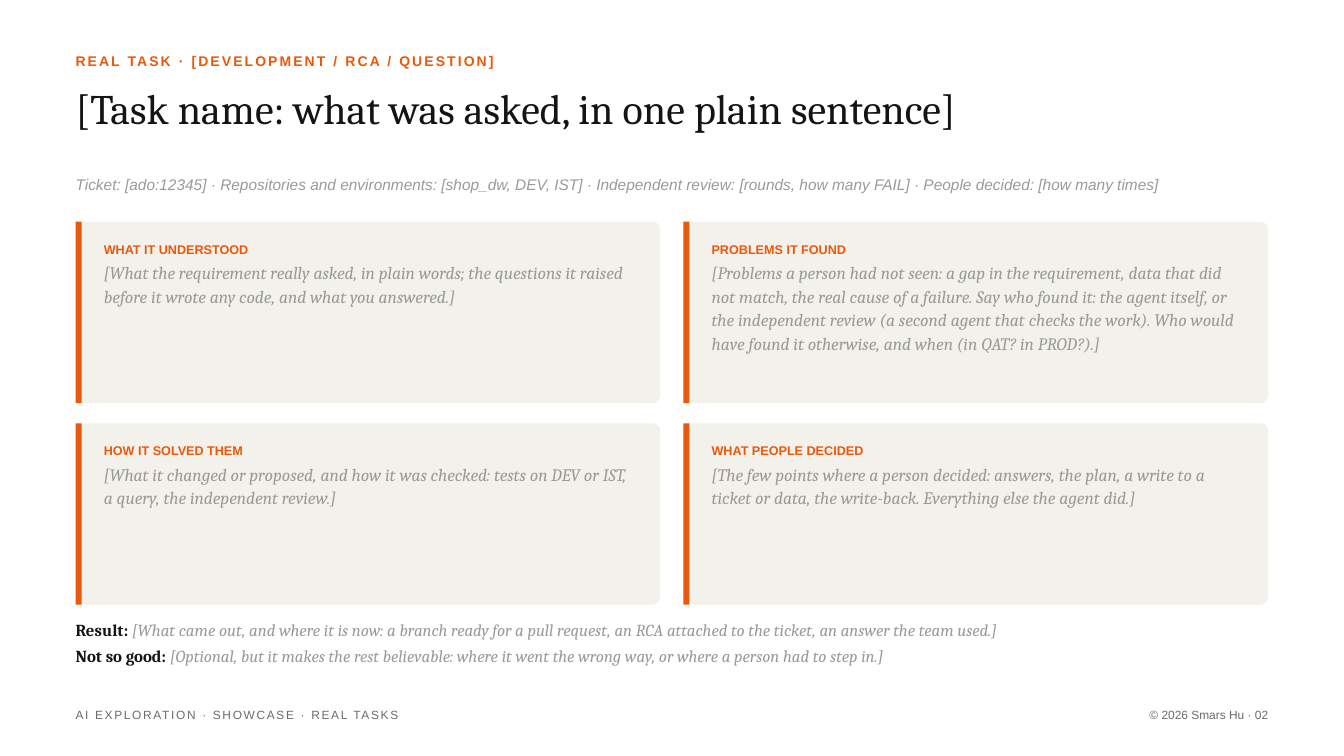
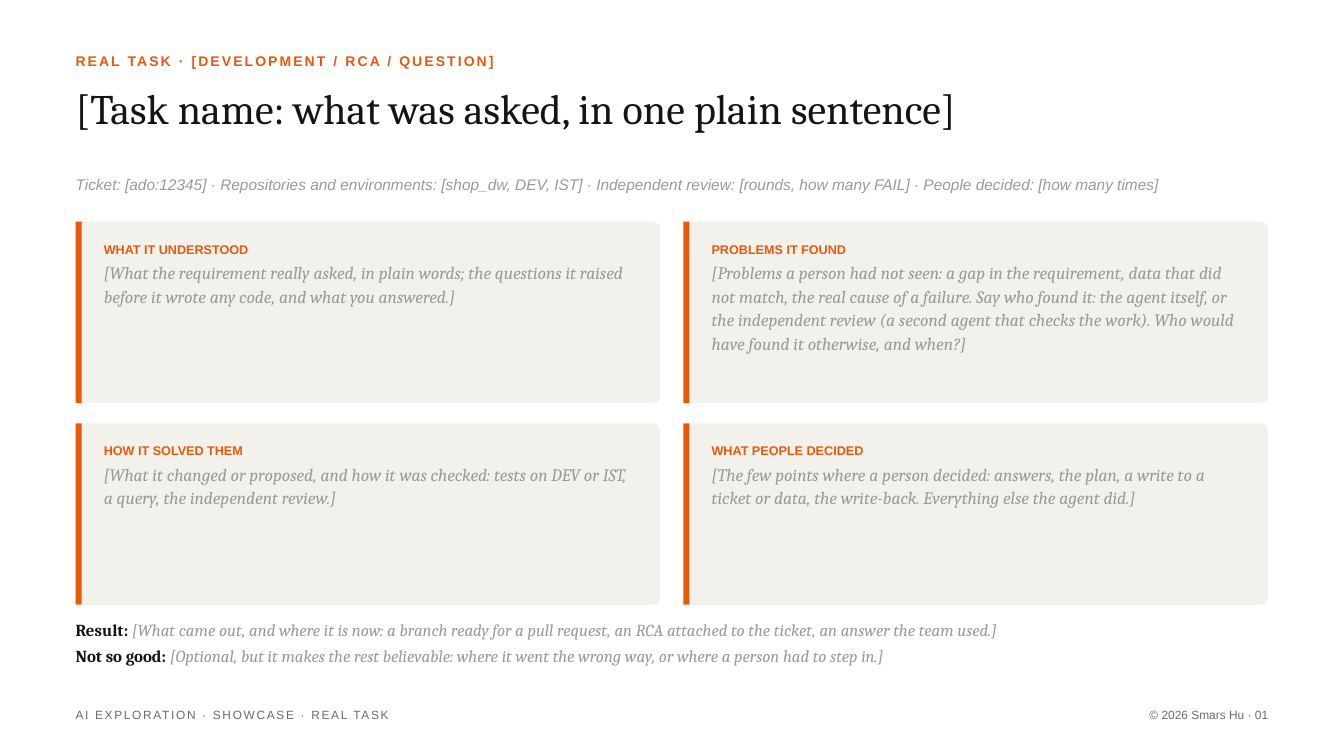
Before and after one commit to Smars-Bin-Hu/ai-exploration, a slide deck: slide 1 of Showcase/Real Tasks/_template/Real task template.pptx (slide 2 before the commit). Drawn at 1344x756 pixels with LibreOffice and Linux fonts; fonts in the diff are those of the drawing. Boxes give left, top, right and bottom in pixels: in the first picture for what was removed or moved away, otherwise in the second. Text is boxed around its words. In the diff, an @@ line names an element or a change of style, - is before the commit and + after.

```diff
--- a/Showcase/Real Tasks/_template/Real task template.pptx
+++ b/Showcase/Real Tasks/_template/Real task template.pptx
@@ text at <box>712,267,1234,353</box>: text changed @@
-[Problems a person had not seen: a gap in the requirement, data that did not match, the real cause of a failure. Say who found it: the agent itself, or the independent review (a second agent that checks the work). Who would have found it otherwise, and when (in QAT? in PROD?).]
+[Problems a person had not seen: a gap in the requirement, data that did not match, the real cause of a failure. Say who found it: the agent itself, or the independent review (a second agent that checks the work). Who would have found it otherwise, and when?]
@@ text at <box>76,706,681,731</box>: text changed @@
-AI EXPLORATION · SHOWCASE · REAL TASKS
+AI EXPLORATION · SHOWCASE · REAL TASK
@@ text at <box>1162,710,1268,719</box>: text changed @@
-© 2026 Smars Hu · 02
+© 2026 Smars Hu · 01
```
Also in this commit, not shown: 2 slides added, 3 slides removed, 11 other files.
